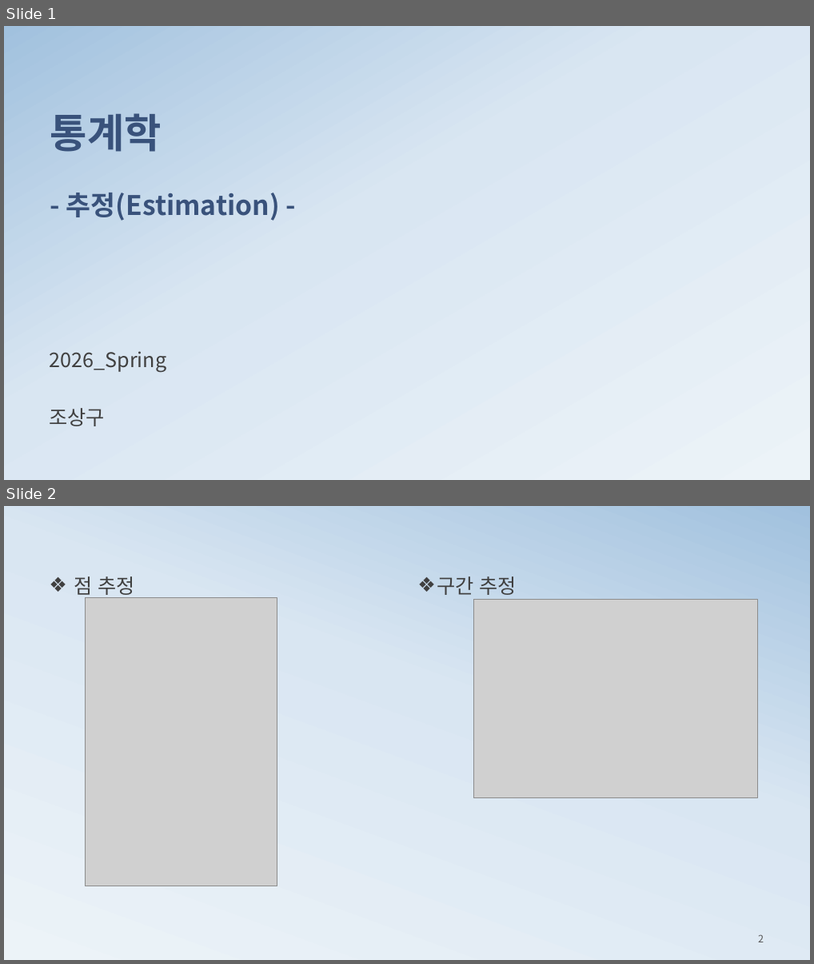
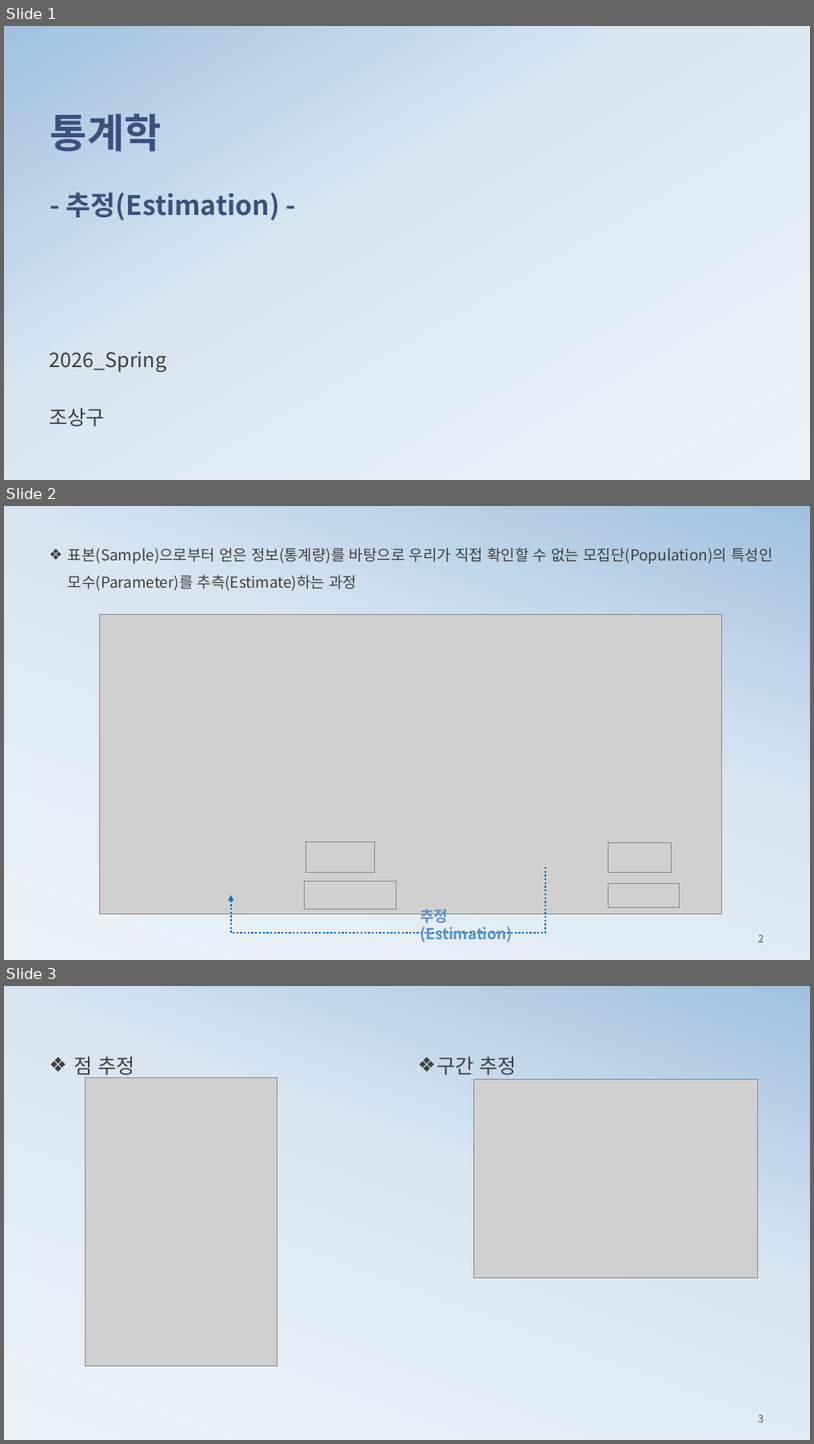
Before and after one commit to ancestor9/mathematics-for-machine-learning, a slide deck: 3_Estimation.pptx. Shown one above the other, each under a label of ours: slides 1 and 2 before the commit, slides 1, 2 and 3 after it. The pictures are 814x964 and 814x1444 pixels, drawn with LibreOffice and Linux fonts; fonts in the diff are those of the drawing; grey boxes stand for pictures; background and template pictures are left out. Boxes give left, top, right and bottom in pixels: in the first picture for what was removed or moved away, otherwise in the second. Text is boxed around its words. In the diff, an @@ line names an element or a change of style, - is before the commit and + after.

```diff
--- a/3_Estimation.pptx
+++ b/3_Estimation.pptx
@@ slide 2 added at <box>4,506,810,960</box>, background gradient #ECF3F8 to #D9E6F2 to #A1C1DE @@
@@ text added at <box>68,548,773,591</box>, 18 pt, text #404040 @@
+❖ 표본(Sample)으로부터 얻은 정보(통계량)를 바탕으로 우리가 직접 확인할 수 없는 모집단(Population)의 특성인 모수(Parameter)를 추측(Estimate)하는 과정
@@ picture added at <box>99,614,722,914</box> @@
@@ picture added at <box>306,842,375,872</box> @@
@@ picture added at <box>608,842,671,872</box> @@
@@ elbow arrow added from (546, 867) to (231, 895), #0070C0 2.25 pt dashed @@
@@ picture added at <box>304,881,397,909</box> @@
@@ picture added at <box>608,884,679,908</box> @@
@@ text added at <box>421,908,513,942</box>, 18 pt, text #5A92C5, bold @@
+추정(Estimation)
@@ page number added at <box>758,934,764,942</box>, 12 pt, text #595959 @@
+2
@@ what was slide 2 is now slide 3 @@
@@ page number at <box>758,1414,764,1422</box>: text changed @@
-2
+3
```
Also in this commit, not shown: 1 other file.
